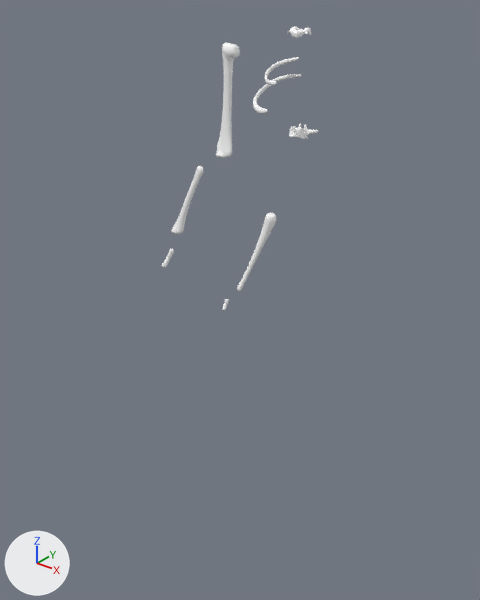
Before and after pictures for a commit that changed the Blender file StealWorks GameJam/Assets/Models/Bones/Bones.blend.
Camera for both pictures: a 50 mm camera at (20.8, -30.0, 36.8) aimed at (-4.4, 1.5, 17.3). The axes (+X, +Y, +Z) are drawn at lower left. The lights are the same throughout.

In view in the first picture: 'BONES_ARM.R.002', 'BONES_ARM.R.003', 'BONES_ARM.R.004', 'BONES_ARM.R.013', 'BONES_ARM.R.019', 'BONES_RIBCAGE.006', 'BONES_RIBCAGE.010', 'BONES_SPINE.009', 'BONES_SPINE.018'.
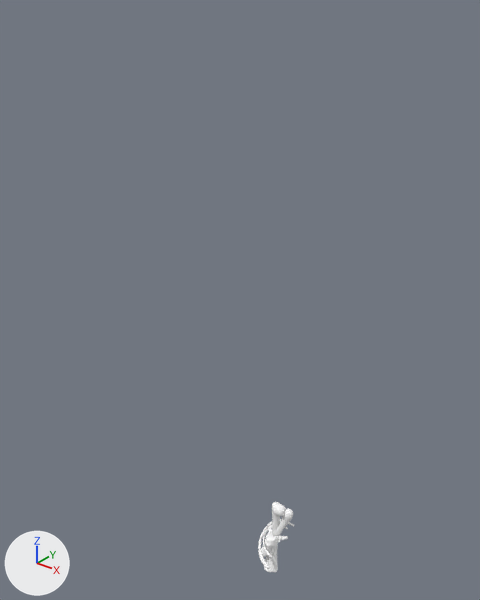
Boxes [x1, y1, x2, y2] around the edits, measured in the pictures (480 x 600 px):
'BONES_ARM.R.002', moved: before [216, 43, 240, 158]; after [264, 502, 286, 572]
'BONES_ARM.R.004', moved: before [237, 213, 276, 291]; after [263, 509, 293, 558]
'BONES_ARM.R.003', moved: before [171, 166, 203, 234]; after [261, 516, 292, 557]
'BONES_RIBCAGE.010', moved: before [253, 74, 302, 114]; after [258, 519, 294, 569]
'BONES_SPINE.009', moved: before [289, 124, 318, 139]; after [265, 527, 288, 546]
'BONES_RIBCAGE.006', moved: before [265, 57, 299, 85]; after [263, 525, 288, 557]
'BONES_SPINE.018', moved: before [287, 27, 311, 38]; after [268, 530, 282, 543]
'BONES_ARM.R.013', moved (not visible afterwards): before [162, 249, 174, 268]
'BONES_ARM.R.019', moved (not visible afterwards): before [222, 299, 229, 310]

The edits, one by one:
Object 'BONES_SPINE.018' (ob_bones_spine_018) moves from (0.0, 0.85, 34.29) to (0.0, 0.0, 0.0).
Object 'BONES_SPINE.009' (ob_bones_spine_009) moves from (-0.45, 2.08, 28.92) to (0.0, 0.0, 0.0).
Object 'BONES_RIBCAGE.010' (ob_bones_ribcage_010) moves from (-1.32, 0.64, 31.31) to (0.0, 0.0, 0.0).
Object 'BONES_RIBCAGE.006' (ob_bones_ribcage_006) moves from (-0.93, 0.6, 32.4) to (0.0, 0.0, 0.0).
Object 'BONES_ARM.R.019' (ob_bones_arm_r_019) moves from (-3.64, -0.98, 18.16) to (0.0, 0.0, 0.0).
Object 'BONES_ARM.R.013' (ob_bones_arm_r_013) moves from (-9.73, 0.16, 19.4) to (0.0, 0.0, 0.0).
Object 'BONES_ARM.R.004' (ob_bones_arm_r_004) moves from (-2.16, 0.06, 21.57) to (0.0, 0.0, 0.0).
Object 'BONES_ARM.R.003' (ob_bones_arm_r_003) moves from (-8.32, 0.76, 23.4) to (0.0, 0.0, 0.0).
Object 'BONES_ARM.R.002' (ob_bones_arm_r_002) moves from (-5.15, 1.17, 30.38) to (0.0, 0.0, 0.0).
